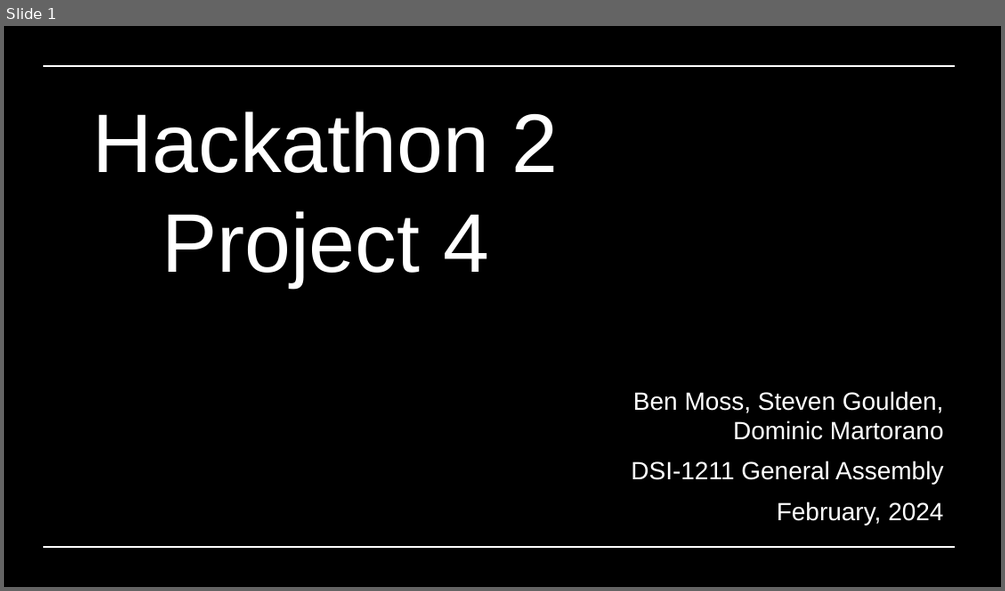
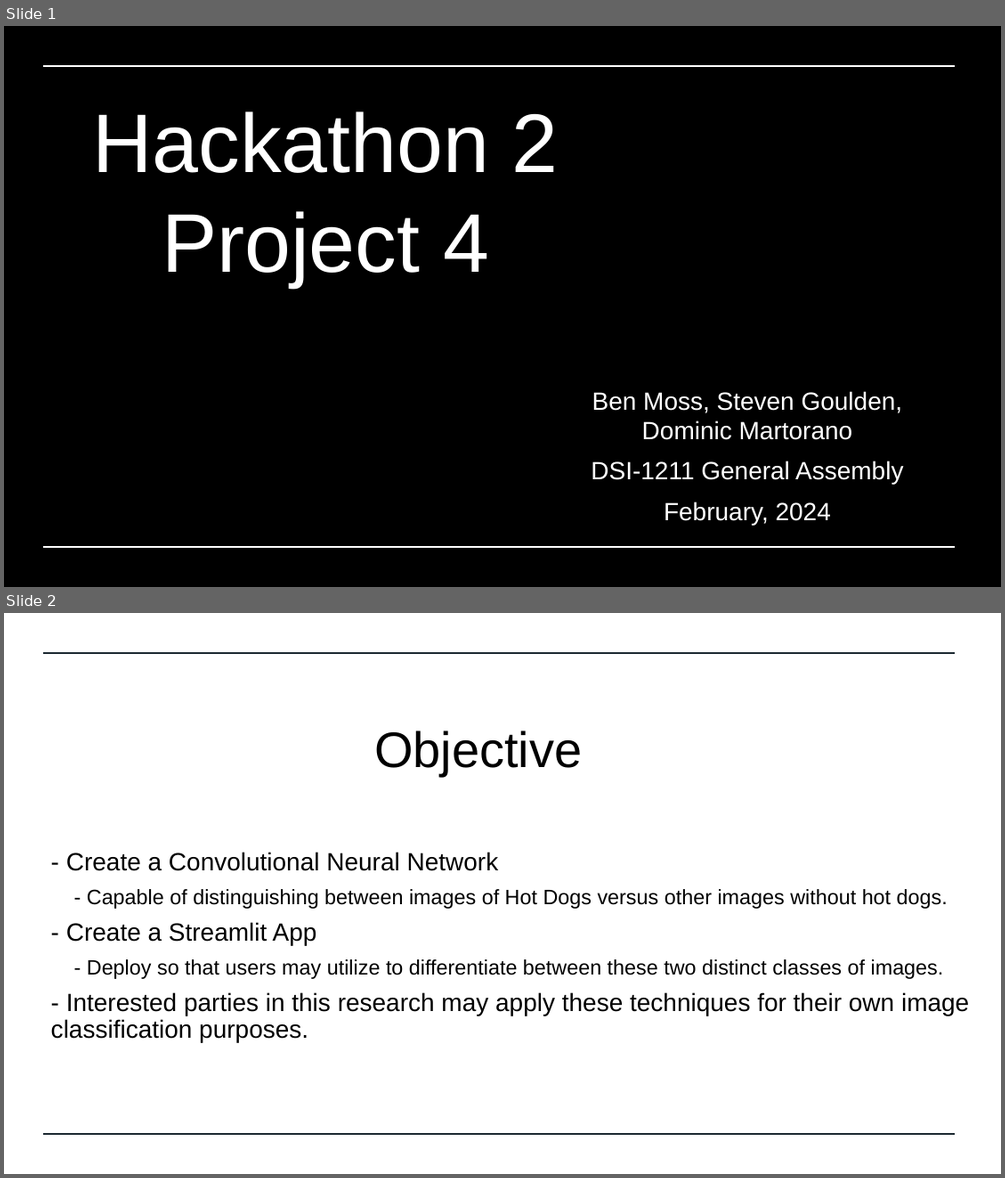
Before and after one commit to dmartorano/hotdog_cnn_classification, a slide deck: Hackathon_2_Presentation.pptx. Shown one above the other, each under a label of ours: slide 1 before the commit, slides 1 and 2 after it. The pictures are 1005x591 and 1005x1178 pixels, drawn with LibreOffice and Linux fonts; fonts in the diff are those of the drawing; background and template pictures are left out; a plain dark background stands for a picture behind light text. Boxes give left, top, right and bottom in pixels: in the first picture for what was removed or moved away, otherwise in the second. Text is boxed around its words. In the diff, an @@ line names an element or a change of style, - is before the commit and + after.

Commit message:
objective added

```diff
--- a/Hackathon_2_Presentation.pptx
+++ b/Hackathon_2_Presentation.pptx
@@ slide 2 added at (4, 613, 1001, 1174), background #FFFFFF @@
@@ line added from (44, 653) to (955, 653), #1B2830 2.25 pt @@
@@ title added at (374, 730, 582, 776), 48 pt, text #000000 @@
+Objective
@@ text added at (51, 852, 969, 1042), 20 pt, text #000000 @@
+- Create a Convolutional Neural Network
+- Capable of distinguishing between images of Hot Dogs versus other images without hot dogs.
+- Create a Streamlit App
+- Deploy so that users may utilize to differentiate between these two distinct classes of images.
+- Interested parties in this research may apply these techniques for their own image classification purposes.
@@ line added from (44, 1134) to (955, 1134), #1B2830 2.25 pt @@
@@ slide 1 changed as well @@
@@ subtitle "Ben Moss, Steven Goulden, Dominic ..." at (591, 391, 903, 524): alignment right to centre @@
```
Also in this commit, not shown: 5 other slides added.
